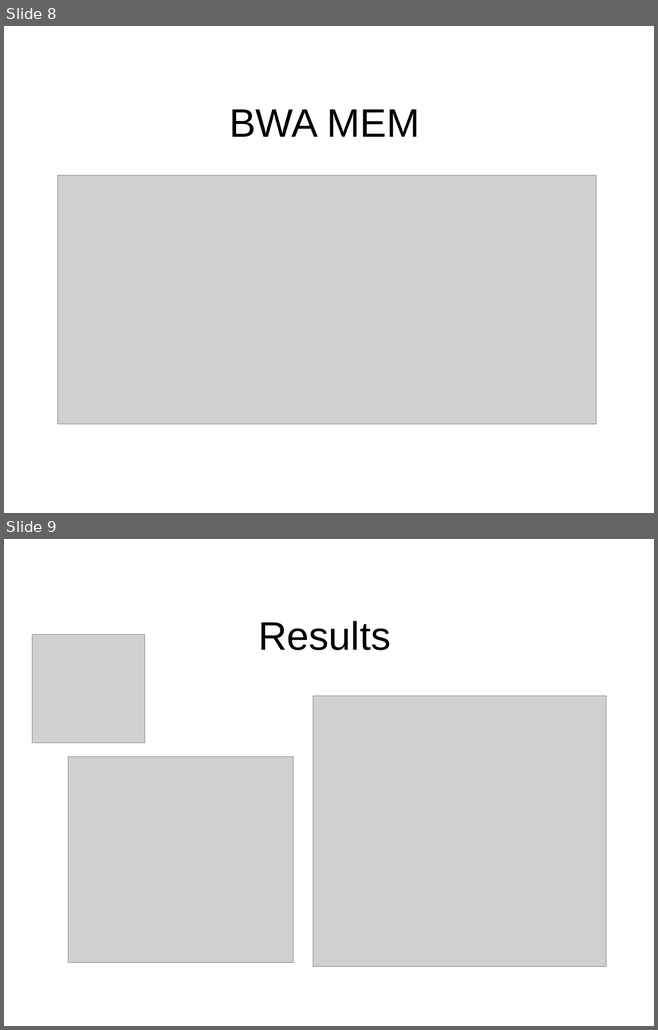
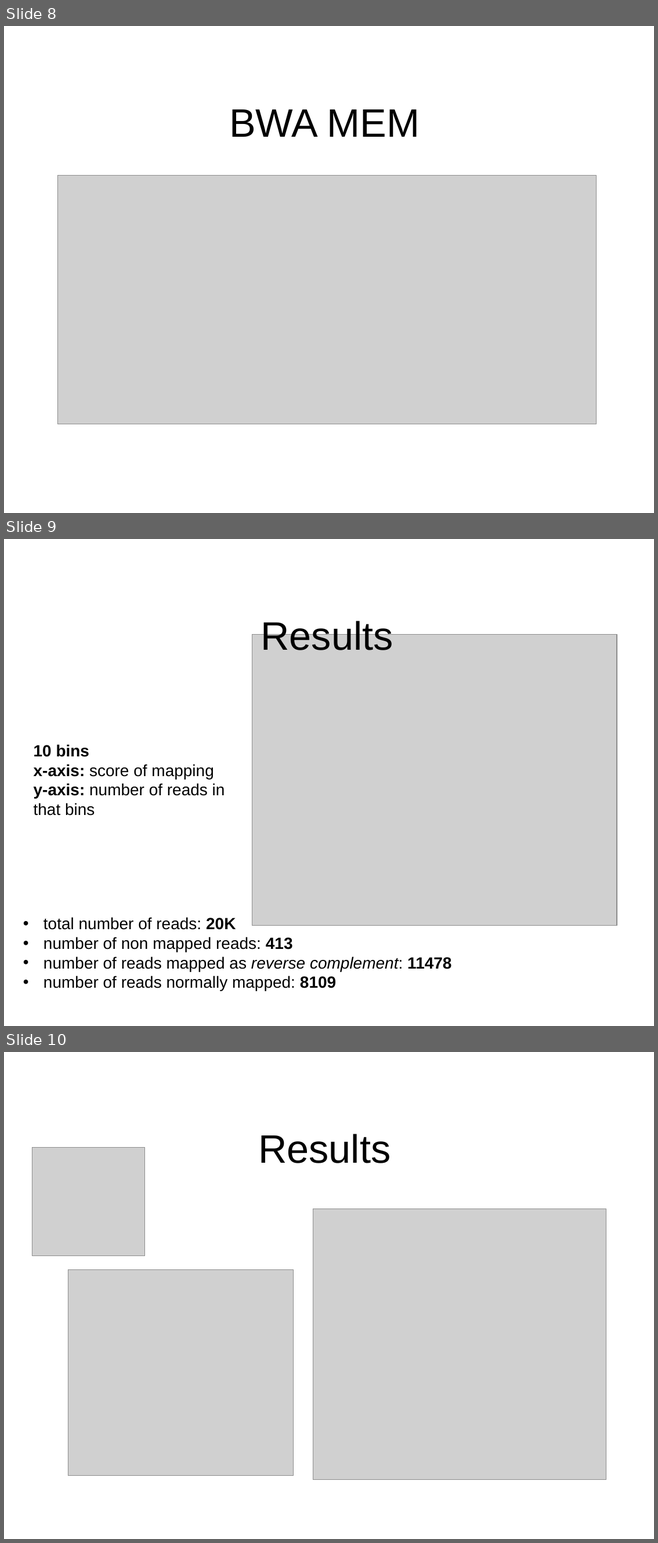
Before and after one commit to s-maja/genomic-informatics, a slide deck: BWT and NW.pptx. Shown one above the other, each under a label of ours: slides 8 and 9 before the commit, slides 8, 9 and 10 after it. The pictures are 658x1030 and 658x1543 pixels, drawn with LibreOffice and Linux fonts; fonts in the diff are those of the drawing; grey boxes stand for pictures; background and template pictures are left out. Boxes give left, top, right and bottom in pixels: in the first picture for what was removed or moved away, otherwise in the second. Text is boxed around its words. In the diff, an @@ line names an element or a change of style, - is before the commit and + after.

```diff
--- a/BWT and NW.pptx
+++ b/BWT and NW.pptx
@@ slide 9 added at box(4, 539, 654, 1026), background picture (left out) @@
@@ title added at box(260, 618, 393, 650), 44 pt, text #000000 @@
+Results
@@ picture added at box(252, 635, 616, 926) @@
@@ text added at box(34, 744, 225, 816), 18 pt, text #000000 @@
+10 bins
+x-axis: score of mapping
+y-axis: number of reads in that bins
@@ text added at box(43, 917, 451, 991), 18 pt, text #000000 @@
+• total number of reads: 20K
+• number of non mapped reads: 413
+• number of reads mapped as reverse complement: 11478
+• number of reads normally mapped: 8109
@@ what was slide 9 is now slide 10 @@
```
Also in this commit, not shown: 1 slide removed, 16 other files.
